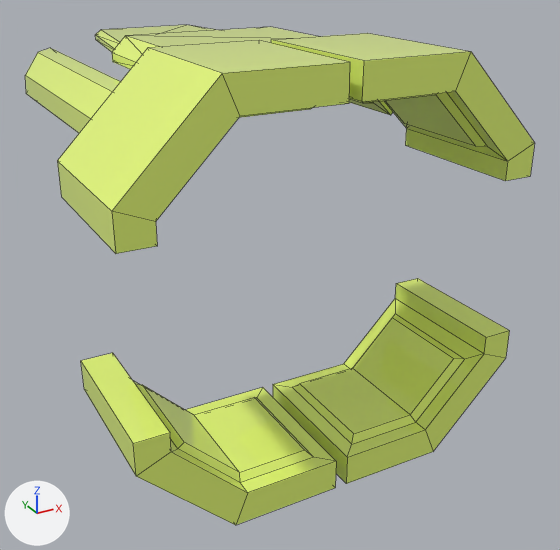
An edit to the FBX model Assets/Components/Meshes/Units/Trooper/Armor/TrooperArmorDefault.fbx, drawn before and after from the same camera.
Before and after are seen from a camera (50 mm lens) standing at (-1.4, -2.73, 1.17) and looking at (0.15, 0.09, -0.24). Lighting does not change. The marker at lower left points along +X, +Y and +Z. Mesh edges are drawn as thin lines. Where no turn or scale is listed for an object, it has been applied to the vertices. Vertices at the same position are counted once.

In view in the first picture: 'BottomLeftPanel', 'BottomRightPanel', 'TopLeftBackPanel', 'TopLeftPanel', 'TopPanel1', 'TopPanel2', 'TopRightBackPanel', 'TopRightPanel'.
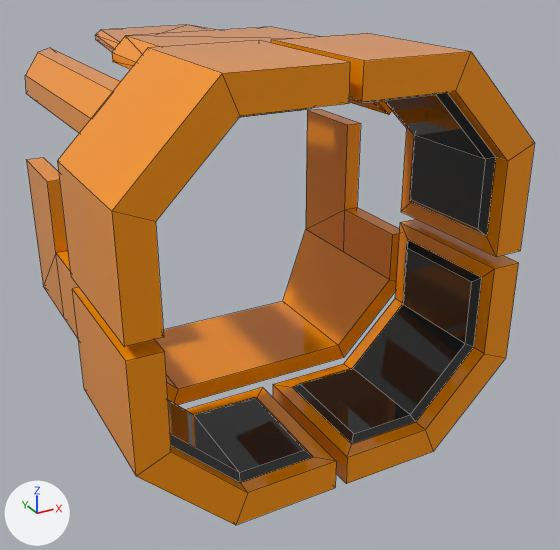
Where the newer file only moved an object's origin or applied its transform, the numbers keep the older frame.

The change, as a list of edits to the scene's bpy script:
```text
Change mat_secondary:
    mat_secondary.base_color: (0.82, 1.0, 0.192) -> (0.984, 0.302, 0.0)  # green #eaff79 -> orange #fd9500
Change me_mesh_001:
    used by ob_topleftpanel; parent = ob_armorpoint; location = (16.0, 27.0, 16.0); rotation_euler = (1.571, 0.0, 0.0), in degrees (90, 0, 0); scale = (-1.0, -1.0, -1.0)
    remove me_mesh_001.from_pydata(...)  # 28 vertices, 26 faces; spans x -16.0..15.0, y -11.0..13.0, z -14.0..5.0
    add me_mesh_001.from_pydata(...)  # 32 vertices, 30 faces; spans x -16.0..15.0, y -11.0..13.0, z -26.0..5.0
    me_mesh_001 part 8
    6 vertices are removed from x -16.0..-7.8, y -11.0..13.0, z -14.0..-9.2
    10 faces are deleted
    2 vertices move from x -9.2, y -8.5..10.5, z -9.2 to x -11.0, y -8.5..10.5, z -11.0
    10 vertices are added at x -16.0..-10.0, y -11.0..13.0, z -26.0..-11.4
    7 new faces join them, mat_secondary (orange #fd9500)
    7 new faces join them, mat_main (black #2c2c2c)
    me_mesh_001 part 9: 4 faces spanning x 0.0..12.5, y -8.5..10.5, z -1.0..0.0 switch from mat_secondary (green #eaff79) to mat_main (black #2c2c2c)
Change me_mesh_007:
    remove me_mesh_007.from_pydata(...)  # 28 vertices, 26 faces; spans x -0.381..0.406, y -0.279..0.33, z -0.127..0.356
    add me_mesh_007.from_pydata(...)  # 32 vertices, 30 faces; spans x -0.381..0.406, y -0.279..0.33, z -0.127..0.66
    me_mesh_007 part 5
    6 vertices are removed from x 0.199..0.406, y -0.279..0.33, z 0.234..0.356
    10 faces are deleted
    2 vertices move from x 0.234, y -0.216..0.267, z 0.234 to x 0.279, y -0.216..0.267, z 0.279
    10 vertices are added at x 0.254..0.406, y -0.279..0.33, z 0.29..0.66
    7 new faces join them, mat_secondary (orange #fd9500)
    7 new faces join them, mat_main (black #2c2c2c)
    me_mesh_007 part 6: 4 faces spanning x -0.317..0.0, y -0.216..0.267, z 0.0..0.025 switch from mat_secondary (green #eaff79) to mat_main (black #2c2c2c)
Change me_mesh_006:
    used by ob_bottomrightpanel; parent = ob_armorpoint; location = (-16.0, -27.0, 16.0); rotation_euler = (1.571, 0.0, 3.142), in degrees (90, 0, 180); scale = (-1.0, -1.0, -1.0)
    remove me_mesh_006.from_pydata(...)  # 28 vertices, 26 faces; spans x -16.0..15.0, y -11.0..13.0, z -14.0..5.0
    add me_mesh_006.from_pydata(...)  # 32 vertices, 30 faces; spans x -16.0..15.0, y -11.0..13.0, z -26.0..5.0
    me_mesh_006 part 1
    6 vertices are removed from x -16.0..-7.8, y -11.0..13.0, z -14.0..-9.2
    10 faces are deleted
    2 vertices move from x -9.2, y -8.5..10.5, z -9.2 to x -11.0, y -8.5..10.5, z -11.0
    10 vertices are added at x -16.0..-10.0, y -11.0..13.0, z -26.0..-11.4
    7 new faces join them, mat_secondary (orange #fd9500)
    7 new faces join them, mat_main (black #2c2c2c)
    me_mesh_006 part 2: 4 faces spanning x 0.0..12.5, y -8.5..10.5, z -1.0..0.0 switch from mat_secondary (green #eaff79) to mat_main (black #2c2c2c)
Change me_mesh_002:
    where me_mesh_002.from_pydata(...)  # 28 vertices, 18 faces; spans x -0.056..0.148, y -0.433..0.863, z -0.193..0.089
    verts and faces of me_mesh_002; kept vertices keep their numbers, new ones are numbered from 28
    me_mesh_002 part 7
    add for i in [0, 1, 19, 21, 25, 26]: verts[i] += (0.0, 0.013, 0.0)
    add verts[8] = (-0.011, -0.362, -0.06)  # moved
    add verts[11] = (0.077, -0.362, -0.148)  # moved, pixel (372, 102)
    add verts[12] = (-0.011, -0.336, -0.096)  # moved
    add verts[15] = (0.041, -0.336, -0.148)  # moved, pixel (362, 102)
    add me_mesh_002.materials.append(mat_main)  # black #2c2c2c
Change me_mesh:
    remove me_mesh.from_pydata(...)  # 28 vertices, 26 faces; spans x -0.406..0.381, y -0.279..0.33, z -0.356..0.127
    add me_mesh.from_pydata(...)  # 32 vertices, 30 faces; spans x -0.406..0.381, y -0.279..0.33, z -0.66..0.127
    me_mesh part 3
    6 vertices are removed from x -0.406..-0.199, y -0.279..0.33, z -0.356..-0.234
    10 faces are deleted
    2 vertices move from x -0.234, y -0.216..0.267, z -0.234 to x -0.279, y -0.216..0.267, z -0.279
    10 vertices are added at x -0.406..-0.254, y -0.279..0.33, z -0.66..-0.29
    7 new faces join them, mat_secondary (orange #fd9500)
    7 new faces join them, mat_main (black #2c2c2c)
    me_mesh part 4: 4 faces spanning x 0.0..0.317, y -0.216..0.267, z -0.025..0.0 switch from mat_secondary (green #eaff79) to mat_main (black #2c2c2c)
Add ob_bottompanel:
    ob_bottompanel = bpy.data.objects.new('BottomPanel', me_mesh_008)  # 36 vertices, 36 faces; spans x -1.49..0.03, y -0.47..0.32, z -0.54..0.48; in mat_secondary (orange #fd9500)
    ob_bottompanel.location = (0.73, 0.44, -0.145)
```

Pixel boxes (x1, y1, x2, y2) of what changed, in the pictures (560 x 550 px; the box of a moved part takes in the faces that stretch with it):
'TopRightPanel', recoloured, reshaped (green to orange, 43% taller)
    before: (57, 40, 350, 254)
    after: (57, 40, 350, 347)
'BottomLeftPanel', recoloured, reshaped (29% taller)
    before: (273, 278, 510, 484)
    after: (273, 219, 519, 484)
'BottomPanel', added
    after: (26, 109, 400, 405)
'BottomRightPanel', recoloured, reshaped (38% taller)
    before: (81, 353, 336, 525)
    after: (72, 287, 336, 525)
'TopLeftPanel', recoloured, reshaped (51% taller)
    before: (271, 33, 535, 181)
    after: (271, 33, 535, 257)
'TopLeftBackPanel', recoloured (green to orange)
    both: (25, 48, 121, 133)
'TopPanel1', recoloured (green to orange)
    both: (112, 27, 316, 69)
'TopPanel2', recoloured
    both: (95, 25, 215, 52)
'TopRightBackPanel', recoloured, reshaped
    before: (349, 98, 393, 115)
    after: (349, 98, 392, 115)
part 1 of me_mesh_006, moved or reshaped
    before: (81, 353, 248, 493)
    after: (72, 287, 248, 493)
part 2 of me_mesh_006, recoloured
    both: (194, 397, 313, 483)
part 3 of me_mesh, moved or reshaped
    before: (57, 161, 157, 254)
    after: (57, 161, 164, 347)
part 4 of me_mesh, recoloured
    both: (240, 108, 311, 117)
part 5 of me_mesh_007, moved or reshaped
    before: (344, 278, 510, 430)
    after: (344, 219, 519, 430)
part 6 of me_mesh_007, recoloured
    both: (292, 368, 415, 444)
part 7 of me_mesh_002, moved or reshaped
    before: (349, 99, 393, 115)
    after: (349, 99, 392, 115)
part 8 of me_mesh_001, moved or reshaped
    before: (384, 91, 535, 181)
    after: (384, 91, 535, 257)
part 9 of me_mesh_001, recoloured
    both: (367, 93, 437, 102)
